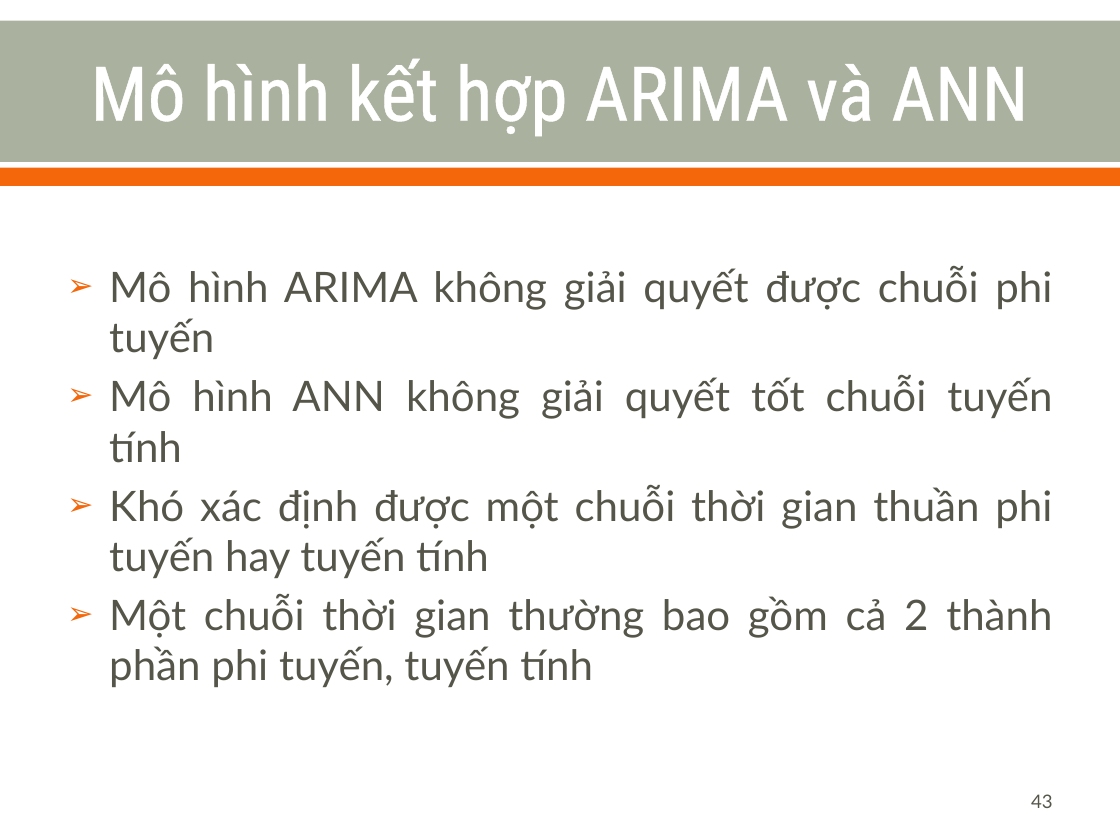
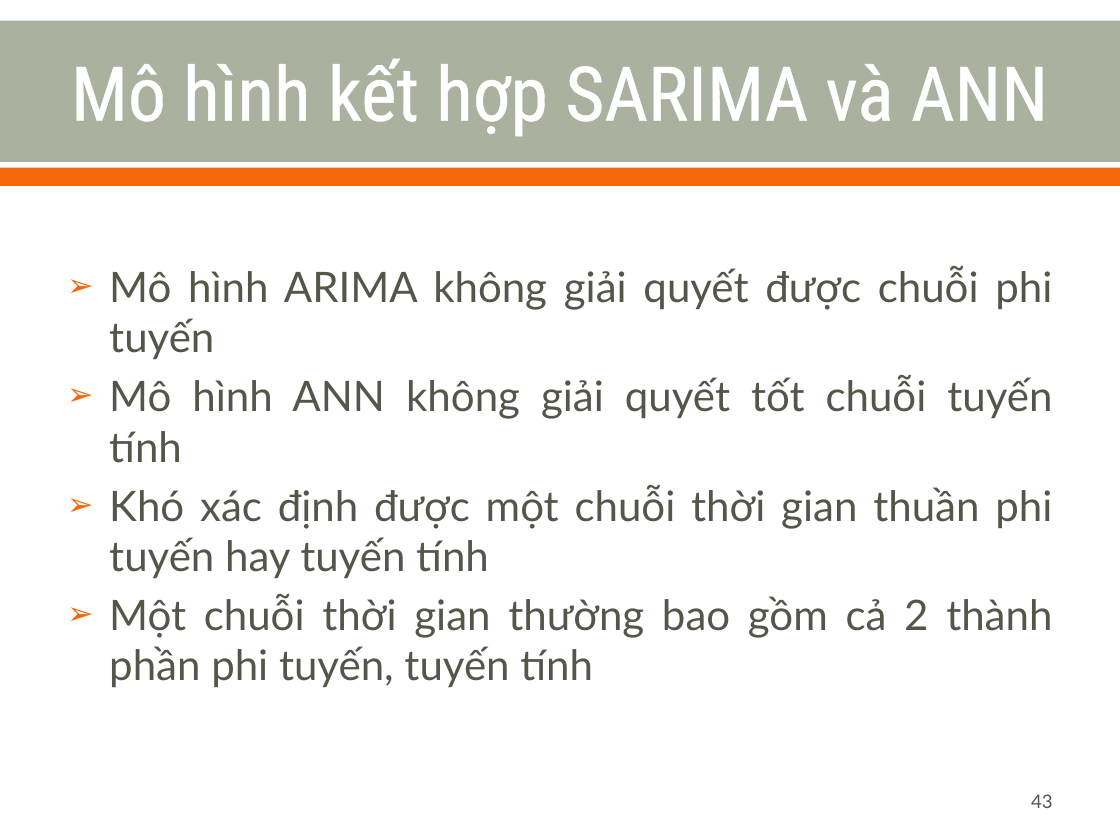
Before and after one commit to nvtthai/forecast-time-series, a slide deck: slide 43 of Report/Presentation.ppt. Drawn at 1120x840 pixels with LibreOffice and Linux fonts; fonts in the diff are those of the drawing. Boxes give left, top, right and bottom in pixels: in the first picture for what was removed or moved away, otherwise in the second. Text is boxed around its words. In the diff, an @@ line names an element or a change of style, - is before the commit and + after.

```diff
--- a/Report/Presentation.ppt
+++ b/Report/Presentation.ppt
@@ title at <box>71,58,1048,137</box>: text changed @@
-Mô hình kết hợp ARIMA và ANN
+Mô hình kết hợp SARIMA và ANN
```
Also in this commit, not shown: 10 other slides changed.
